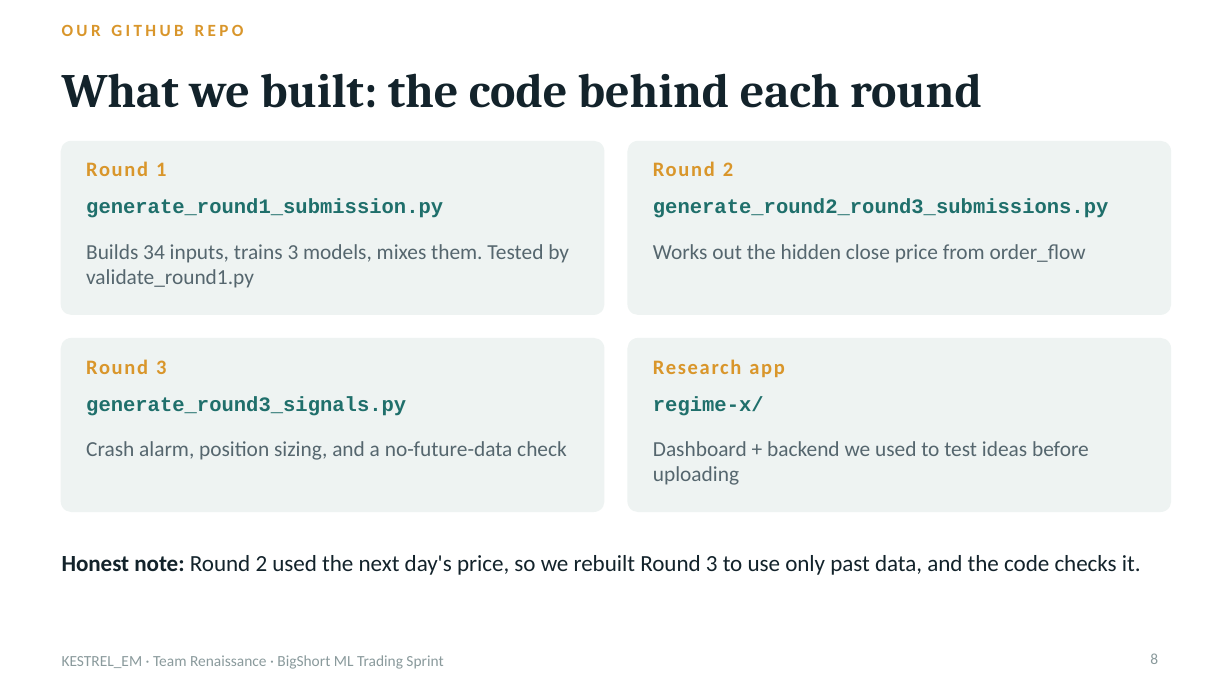
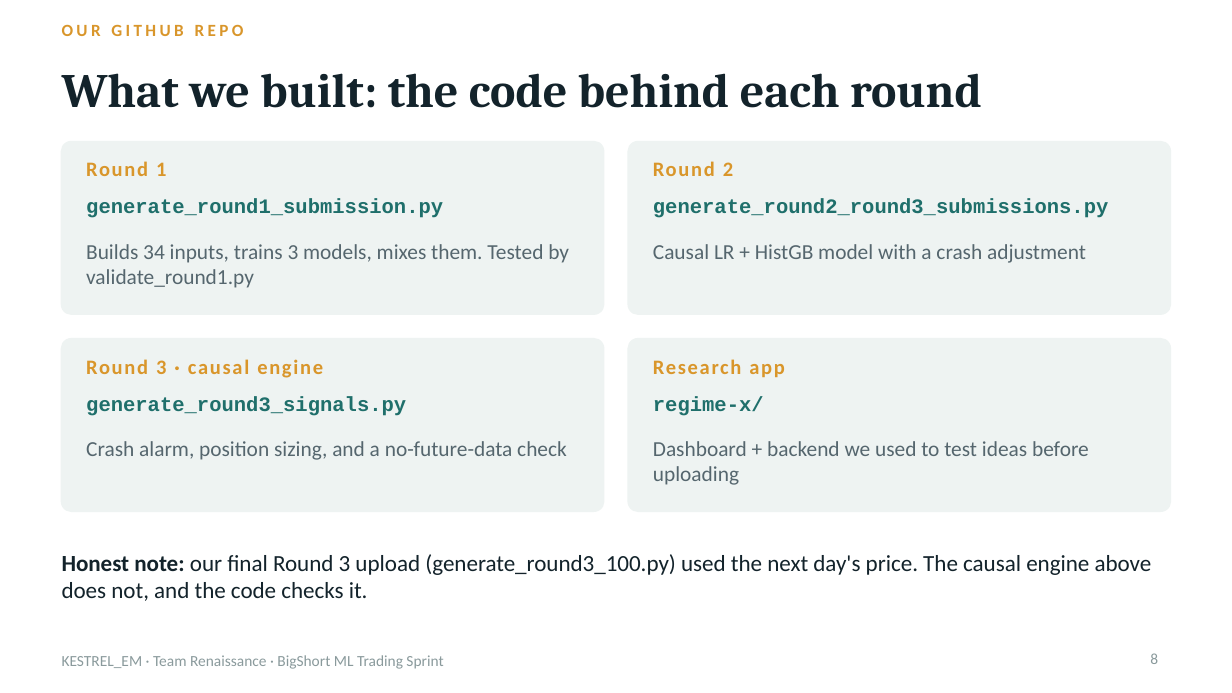
Before and after one commit to rehaniranii/the_bigshort, a slide deck: slide 8 of presentation/REGIME-X_Final_Presentation.pptx. Drawn at 1232x693 pixels with LibreOffice and Linux fonts; fonts in the diff are those of the drawing. Boxes give left, top, right and bottom in pixels: in the first picture for what was removed or moved away, otherwise in the second. Text is boxed around its words. In the diff, an @@ line names an element or a change of style, - is before the commit and + after.

```diff
--- a/presentation/REGIME-X_Final_Presentation.pptx
+++ b/presentation/REGIME-X_Final_Presentation.pptx
@@ text at (x1=653, y1=244, x2=1086, y2=263): text changed @@
-Works out the hidden close price from order_flow
+Causal LR + HistGB model with a crash adjustment
@@ text at (x1=86, y1=359, x2=323, y2=378): text changed @@
-Round 3
+Round 3 · causal engine
@@ text at (x1=62, y1=554, x2=1152, y2=601): text changed @@
-Honest note: Round 2 used the next day's price, so we rebuilt Round 3 to use only past data, and the code checks it.
+Honest note: our final Round 3 upload (generate_round3_100.py) used the next day's price. The causal engine above does not, and the code checks it.
```
Also in this commit, not shown: 5 other slides changed, 1 slide added, 5 other files.
